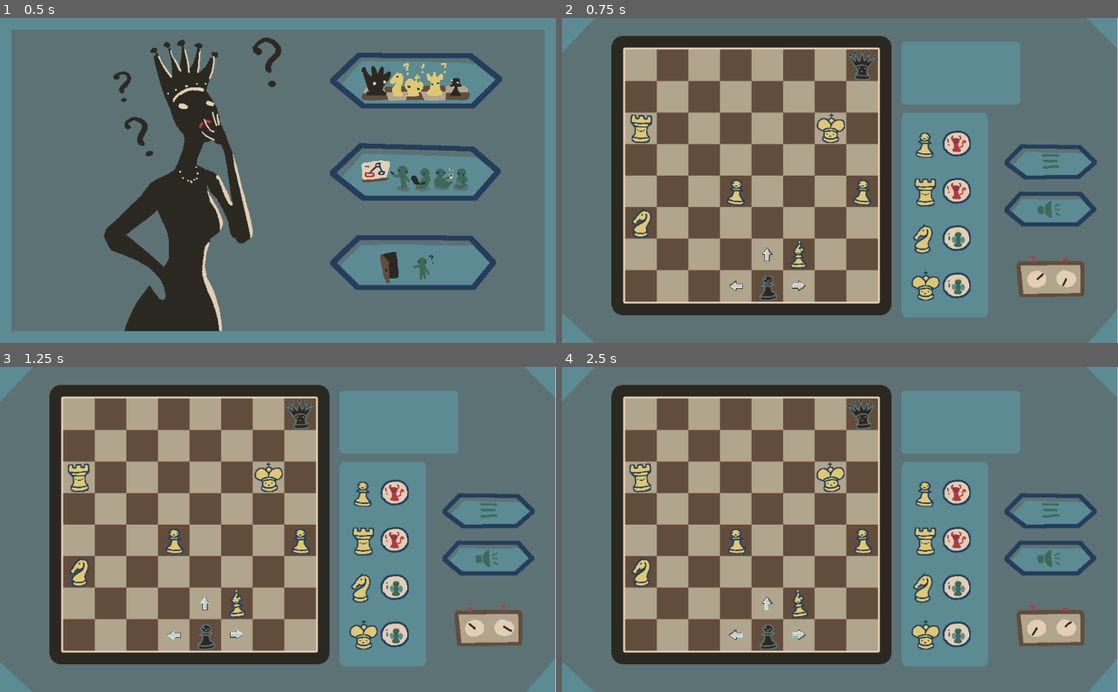
Above: before the commit, frames 1-4 (two rows, left to right).
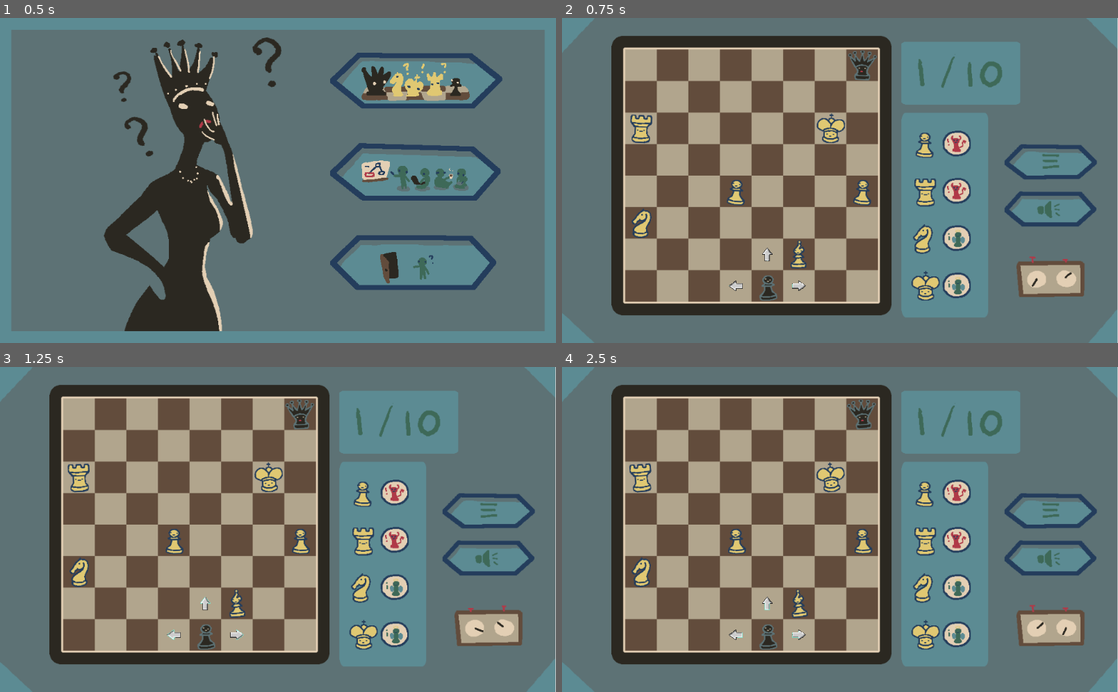
Above: after the commit, the same moments.

Repository: Windastella/ScribbleJam
Game: Godot game, scene res://Scenes/Main.tscn
The game is run twice, just before and just after one commit, with the same random seed, the same clock (stepped at 60 frames per second) and the same inputs.
Inputs (mouse positions are in pixels of both pictures, inside the frame that each line leads up to):
- Up to frame 1 (0.5 s): no input
- Up to frame 2 (0.75 s): click (979, 79) at 0.5 s
- Up to frame 3 (1.25 s): no input
- Up to frame 4 (2.5 s): click (1051, 510) at 1.25 s; click (979, 428) at 2 s

Frame 1 is identical in both runs. In frame 2, 0.4% of the frame differs, in the area x 64-92%, y 11-83%; in frame 3, 0.4%, in the area x 64-93%, y 11-82%; in frame 4, 0.4%.

Commit message:
level number

Diff:
--- a/Scenes/Base_Level.tscn
+++ b/Scenes/Base_Level.tscn
@@ -12,10 +12,7 @@
 [ext_resource path="res://assets/background.png" type="Texture" id=10]
 [ext_resource path="res://assets/hint_box.png" type="Texture" id=11]
 [ext_resource path="res://assets/Sounds/Music/A-Mouse-in-the-House(Track04).wav" type="AudioStream" id=12]
-[ext_resource path="res://assets/Sounds/Music/Ruffles-and-Rust(Track02).wav" type="AudioStream" id=13]
-[ext_resource path="res://assets/Sounds/Music/Happy-Orchestral-Ballet(Track01).wav" type="AudioStream" id=14]
-[ext_resource path="res://assets/Sounds/Music/Leave-It-to-the-Professionals(Track03).wav" type="AudioStream" id=15]
-[ext_resource path="res://assets/Sounds/Music/Feriado(Track05).wav" type="AudioStream" id=16]
+[ext_resource path="res://assets/Numbers/level1.png" type="Texture" id=13]
 [ext_resource path="res://assets/Menu/mute_button.png" type="Texture" id=17]
 [ext_resource path="res://assets/Menu/mute_button_selected.png" type="Texture" id=18]
 [ext_resource path="res://assets/Menu/menu_button_selected.png" type="Texture" id=19]
@@ -33,72 +30,72 @@
 "speed": 5.0
 } ]
 
-[sub_resource type="RectangleShape2D" id=1]
+[sub_resource type="RectangleShape2D" id=2]
 extents = Vector2( 256, 32 )
 
-[sub_resource type="RectangleShape2D" id=2]
+[sub_resource type="RectangleShape2D" id=3]
 extents = Vector2( 256, 30 )
 
-[sub_resource type="StyleBoxTexture" id=3]
+[sub_resource type="StyleBoxTexture" id=4]
 texture = ExtResource( 6 )
 region_rect = Rect2( 30, 410, 318, 64 )
 margin_right = 0.903742
 margin_top = 2.69876
 margin_bottom = 0.451871
 
-[sub_resource type="StyleBoxTexture" id=4]
+[sub_resource type="StyleBoxTexture" id=5]
 texture = ExtResource( 6 )
 region_rect = Rect2( 343, 11, 55, 54 )
 
-[sub_resource type="StyleBoxEmpty" id=5]
-
 [sub_resource type="StyleBoxEmpty" id=6]
 
-[sub_resource type="AtlasTexture" id=7]
+[sub_resource type="StyleBoxEmpty" id=7]
+
+[sub_resource type="AtlasTexture" id=8]
 flags = 4
 atlas = ExtResource( 5 )
 region = Rect2( 0, 0, 64, 64 )
 
-[sub_resource type="AtlasTexture" id=8]
+[sub_resource type="AtlasTexture" id=9]
 flags = 4
 atlas = ExtResource( 5 )
 region = Rect2( 64, 0, 64, 64 )
 
-[sub_resource type="StyleBoxEmpty" id=9]
-
 [sub_resource type="StyleBoxEmpty" id=10]
 
-[sub_resource type="AtlasTexture" id=11]
+[sub_resource type="StyleBoxEmpty" id=11]
+
+[sub_resource type="AtlasTexture" id=12]
 flags = 4
 atlas = ExtResource( 5 )
 region = Rect2( 128, 0, 64, 64 )
 filter_clip = true
 
-[sub_resource type="StyleBoxEmpty" id=12]
-
 [sub_resource type="StyleBoxEmpty" id=13]
 
-[sub_resource type="AtlasTexture" id=14]
+[sub_resource type="StyleBoxEmpty" id=14]
+
+[sub_resource type="AtlasTexture" id=15]
 flags = 4
 atlas = ExtResource( 5 )
 region = Rect2( 192, 0, 64, 64 )
 filter_clip = true
 
-[sub_resource type="StyleBoxEmpty" id=15]
-
 [sub_resource type="StyleBoxEmpty" id=16]
 
-[sub_resource type="AtlasTexture" id=17]
+[sub_resource type="StyleBoxEmpty" id=17]
+
+[sub_resource type="AtlasTexture" id=18]
 flags = 4
 atlas = ExtResource( 5 )
 region = Rect2( 256, 0, 64, 64 )
 filter_clip = true
 
-[sub_resource type="StyleBoxEmpty" id=18]
-
 [sub_resource type="StyleBoxEmpty" id=19]
 
-[sub_resource type="AtlasTexture" id=20]
+[sub_resource type="StyleBoxEmpty" id=20]
+
+[sub_resource type="AtlasTexture" id=21]
 flags = 4
 atlas = ExtResource( 5 )
 region = Rect2( 320, 0, 64, 64 )
@@ -106,7 +103,7 @@
 
 [node name="Level" type="Node2D"]
 script = ExtResource( 8 )
-music_list = [ ExtResource( 12 ), ExtResource( 16 ), ExtResource( 14 ), ExtResource( 15 ), ExtResource( 13 ) ]
+music = ExtResource( 12 )
 
 [node name="Camera" type="Camera2D" parent="."]
 position = Vector2( -128, -64 )
@@ -169,8 +166,13 @@
 
 [node name="clock" type="AnimatedSprite" parent="Camera"]
 position = Vector2( 992, 528 )
-frames = SubResource( 21 )
+frames = SubResource( 1 )
+frame = 2
 playing = true
+
+[node name="level" type="Sprite" parent="Camera"]
+position = Vector2( 800, 112 )
+texture = ExtResource( 13 )
 
 [node name="Board" type="Node2D" parent="."]
 
--- a/Scenes/Levels/Level_02.tscn
+++ b/Scenes/Levels/Level_02.tscn
@@ -21,10 +21,14 @@
 [ext_resource path="res://assets/Pieces/Knight.tres" type="Texture" id=19]
 [ext_resource path="res://assets/Pieces/Rook.tres" type="Texture" id=20]
 [ext_resource path="res://assets/Pieces/heart_broken.png" type="Texture" id=21]
+[ext_resource path="res://assets/Numbers/level2.png" type="Texture" id=22]
 
 [node name="Level" instance=ExtResource( 1 )]
 answer = 3
 next_level = ExtResource( 9 )
+
+[node name="level" parent="Camera" index="6"]
+texture = ExtResource( 22 )
 
 [node name="Rook" parent="Pieces" index="2" instance=ExtResource( 6 )]
 position = Vector2( 32, 160 )
--- a/Scenes/Levels/Level_03.tscn
+++ b/Scenes/Levels/Level_03.tscn
@@ -21,10 +21,17 @@
 [ext_resource path="res://assets/Pieces/King.tres" type="Texture" id=19]
 [ext_resource path="res://assets/Pieces/Knight.tres" type="Texture" id=20]
 [ext_resource path="res://assets/Pieces/heart_broken.png" type="Texture" id=21]
+[ext_resource path="res://assets/Numbers/level3.png" type="Texture" id=22]
 
 [node name="Level" instance=ExtResource( 1 )]
 answer = 4
 next_level = ExtResource( 9 )
+
+[node name="clock" parent="Camera" index="5"]
+frame = 0
+
+[node name="level" parent="Camera" index="6"]
+texture = ExtResource( 22 )
 
 [node name="Rook" parent="Pieces" index="2" instance=ExtResource( 6 )]
 position = Vector2( 479.862, 96.0197 )
--- a/Scenes/Levels/Level_04.tscn
+++ b/Scenes/Levels/Level_04.tscn
@@ -21,9 +21,16 @@
 [ext_resource path="res://assets/Pieces/Knight.tres" type="Texture" id=19]
 [ext_resource path="res://assets/Pieces/Rook.tres" type="Texture" id=20]
 [ext_resource path="res://assets/Pieces/heart_broken.png" type="Texture" id=21]
+[ext_resource path="res://assets/Numbers/level4.png" type="Texture" id=22]
 
 [node name="Level" instance=ExtResource( 1 )]
 next_level = ExtResource( 9 )
+
+[node name="clock" parent="Camera" index="5"]
+frame = 3
+
+[node name="level" parent="Camera" index="6"]
+texture = ExtResource( 22 )
 
 [node name="Rook" parent="Pieces" index="2" instance=ExtResource( 6 )]
 position = Vector2( 415.882, 160 )
--- a/Scenes/Levels/Level_05.tscn
+++ b/Scenes/Levels/Level_05.tscn
@@ -19,10 +19,17 @@
 [ext_resource path="res://assets/Pieces/BKnight.tres" type="Texture" id=17]
 [ext_resource path="res://assets/Pieces/Rook.tres" type="Texture" id=18]
 [ext_resource path="res://assets/Pieces/heart_broken.png" type="Texture" id=19]
+[ext_resource path="res://assets/Numbers/level5.png" type="Texture" id=20]
 
 [node name="Level" instance=ExtResource( 1 )]
 answer = 4
 next_level = ExtResource( 9 )
+
+[node name="clock" parent="Camera" index="5"]
+frame = 1
+
+[node name="level" parent="Camera" index="6"]
+texture = ExtResource( 20 )
 
 [node name="Rook" parent="Pieces" index="2" instance=ExtResource( 6 )]
 position = Vector2( 479.862, 287.961 )
--- a/Scenes/Levels/Level_06.tscn
+++ b/Scenes/Levels/Level_06.tscn
@@ -20,10 +20,17 @@
 [ext_resource path="res://assets/Pieces/Knight.tres" type="Texture" id=18]
 [ext_resource path="res://assets/Pieces/Rook.tres" type="Texture" id=19]
 [ext_resource path="res://assets/Pieces/heart_broken.png" type="Texture" id=20]
+[ext_resource path="res://assets/Numbers/level6.png" type="Texture" id=21]
 
 [node name="Level" instance=ExtResource( 1 )]
 answer = 2
 next_level = ExtResource( 9 )
+
+[node name="clock" parent="Camera" index="5"]
+frame = 3
+
+[node name="level" parent="Camera" index="6"]
+texture = ExtResource( 21 )
 
 [node name="Rook" parent="Pieces" index="2" instance=ExtResource( 6 )]
 position = Vector2( 415.882, 96.0197 )
--- a/Scenes/Levels/Level_07.tscn
+++ b/Scenes/Levels/Level_07.tscn
@@ -20,9 +20,16 @@
 [ext_resource path="res://assets/Pieces/Knight.tres" type="Texture" id=18]
 [ext_resource path="res://assets/Pieces/Rook.tres" type="Texture" id=19]
 [ext_resource path="res://assets/Pieces/heart_broken.png" type="Texture" id=20]
+[ext_resource path="res://assets/Numbers/level7.png" type="Texture" id=21]
 
 [node name="Level" instance=ExtResource( 1 )]
 next_level = ExtResource( 9 )
+
+[node name="clock" parent="Camera" index="5"]
+frame = 0
+
+[node name="level" parent="Camera" index="6"]
+texture = ExtResource( 21 )
 
 [node name="Rook" parent="Pieces" index="2" instance=ExtResource( 6 )]
 position = Vector2( 479.862, 415.921 )
--- a/Scenes/Levels/Level_08.tscn
+++ b/Scenes/Levels/Level_08.tscn
@@ -18,10 +18,17 @@
 [ext_resource path="res://assets/Pieces/BBishop.tres" type="Texture" id=16]
 [ext_resource path="res://assets/Pieces/BKnight.tres" type="Texture" id=17]
 [ext_resource path="res://assets/Pieces/heart_broken.png" type="Texture" id=18]
+[ext_resource path="res://assets/Numbers/level8.png" type="Texture" id=19]
 
 [node name="Level" instance=ExtResource( 1 )]
 answer = 5
 next_level = ExtResource( 9 )
+
+[node name="clock" parent="Camera" index="5"]
+frame = 1
+
+[node name="level" parent="Camera" index="6"]
+texture = ExtResource( 19 )
 
 [node name="Rook" parent="Pieces" index="2" instance=ExtResource( 6 )]
 position = Vector2( 32, 415.921 )
--- a/Scenes/Levels/Level_09.tscn
+++ b/Scenes/Levels/Level_09.tscn
@@ -13,6 +13,7 @@
 [ext_resource path="res://assets/Pieces/heart_broken.png" type="Texture" id=11]
 [ext_resource path="res://assets/Pieces/Pawn.tres" type="Texture" id=12]
 [ext_resource path="res://assets/Pieces/BKing.tres" type="Texture" id=13]
+[ext_resource path="res://assets/Numbers/level9.png" type="Texture" id=14]
 [ext_resource path="res://assets/Pieces/BQueen.tres" type="Texture" id=15]
 [ext_resource path="res://assets/Pieces/BBishop.tres" type="Texture" id=16]
 [ext_resource path="res://assets/Pieces/BKnight.tres" type="Texture" id=17]
@@ -20,6 +21,9 @@
 [node name="Level" instance=ExtResource( 1 )]
 answer = 3
 next_level = ExtResource( 9 )
+
+[node name="level" parent="Camera" index="6"]
+texture = ExtResource( 14 )
 
 [node name="Rook" parent="Pieces" index="2" instance=ExtResource( 6 )]
 position = Vector2( 223.941, 160 )
--- a/Scenes/Levels/Level_10.tscn
+++ b/Scenes/Levels/Level_10.tscn
@@ -18,9 +18,17 @@
 [ext_resource path="res://assets/Pieces/BBishop.tres" type="Texture" id=16]
 [ext_resource path="res://assets/Pieces/BKnight.tres" type="Texture" id=17]
 [ext_resource path="res://assets/Pieces/heart_broken.png" type="Texture" id=18]
+[ext_resource path="res://assets/Numbers/level10.png" type="Texture" id=19]
 
 [node name="Level" instance=ExtResource( 1 )]
 answer = 5
+
+[node name="clock" parent="Camera" index="5"]
+frame = 0
+
+[node name="level" parent="Camera" index="6"]
+position = Vector2( 825, 112 )
+texture = ExtResource( 19 )
 
 [node name="Rook" parent="Pieces" index="2" instance=ExtResource( 6 )]
 position = Vector2( 95.9803, 160 )
--- a/Scripts/Level.gd
+++ b/Scripts/Level.gd
@@ -8,11 +8,10 @@
 
 export (PackedScene) var next_level;
 
-export (Array, AudioStream) var music_list;
+export(AudioStream ) var music : AudioStream;
 
 func _ready():
-	var i = randi() % 3;
-	$AudioStreamPlayer.stream = music_list[i];
+	$AudioStreamPlayer.stream = music;
 	$AudioStreamPlayer.play();
 
 func _answer(piece):
--- a/Scripts/Main.gd
+++ b/Scripts/Main.gd
@@ -16,11 +16,13 @@
 		$CanvasLayer/Menu.show();
 
 func _on_next_level(scene):
+	_remove_level();
+
 	if(!scene):
 		$CanvasLayer/Menu.show();
+		$Music.play();
 		return;
 
-	_remove_level();
 	_init_level(scene);
 
 func _on_reset_level():
Not shown: 10 places in Scenes/Base_Level.tscn that only renumber resources
Not shown: 1 places in Scenes/Levels/Level_02.tscn that only renumber resources
Not shown: 1 places in Scenes/Levels/Level_03.tscn that only renumber resources
Not shown: 1 places in Scenes/Levels/Level_04.tscn that only renumber resources
Not shown: 1 places in Scenes/Levels/Level_05.tscn that only renumber resources
Not shown: 1 places in Scenes/Levels/Level_06.tscn that only renumber resources
Not shown: 1 places in Scenes/Levels/Level_07.tscn that only renumber resources
Not shown: 1 places in Scenes/Levels/Level_08.tscn that only renumber resources
Not shown: 1 places in Scenes/Levels/Level_09.tscn that only renumber resources
Not shown: 1 places in Scenes/Levels/Level_10.tscn that only renumber resources
Binary file added: assets/Numbers/level1.png
Not shown, added: assets/Numbers/level1.png.import
(and 18 more such lines)
